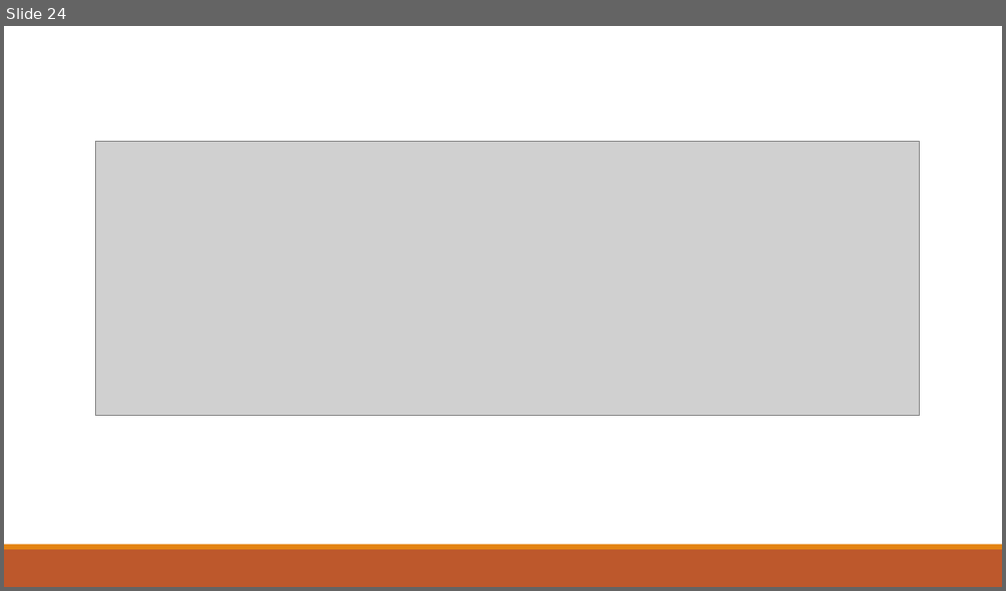
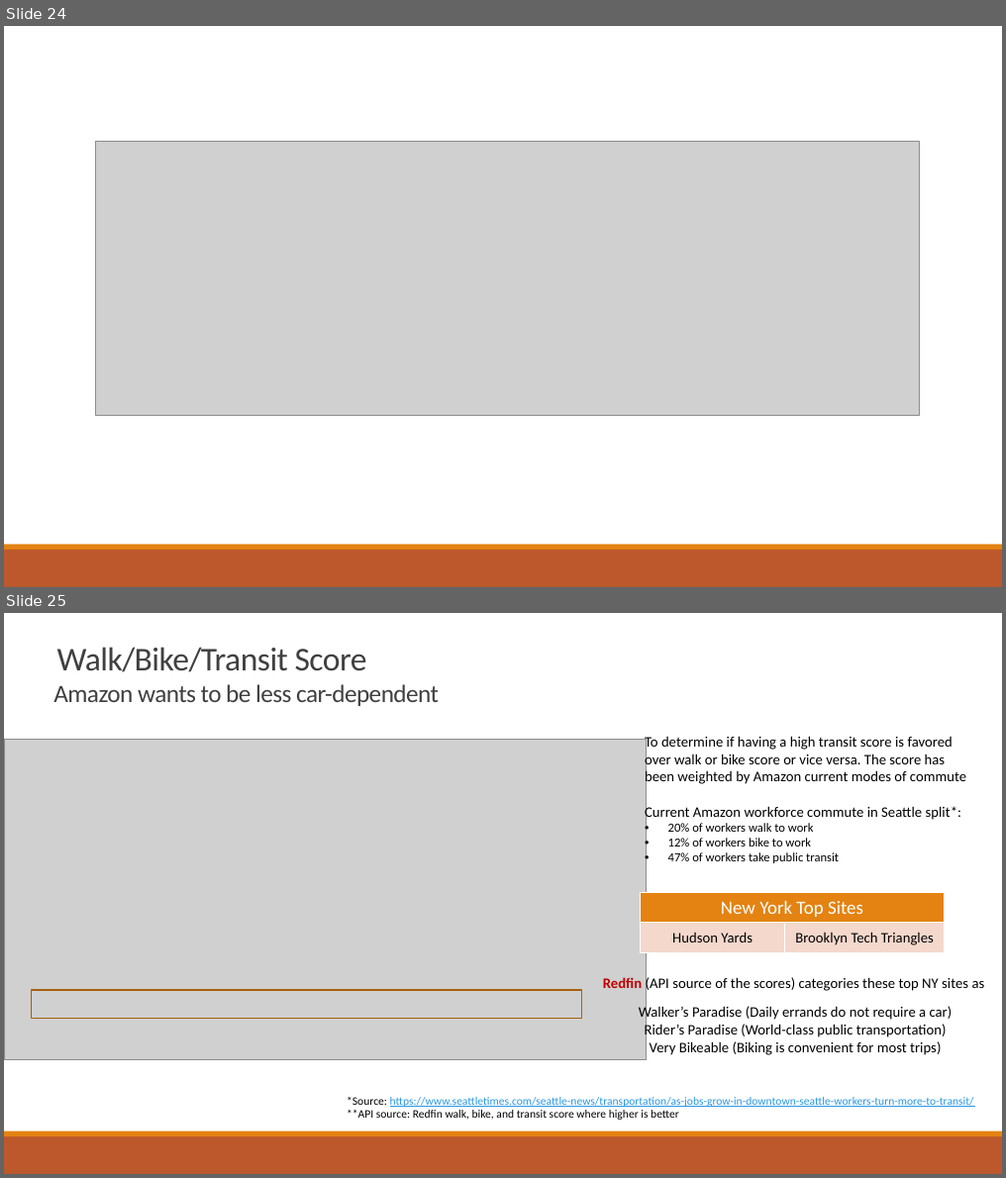
Before and after one commit to indranik/BC_Project1, a slide deck: Project1_Presentation.pptx. Shown one above the other, each under a label of ours: slide 24 before the commit, slides 24 and 25 after it. The pictures are 1006x591 and 1006x1178 pixels, drawn with LibreOffice and Linux fonts; fonts in the diff are those of the drawing; grey boxes stand for pictures. Boxes give left, top, right and bottom in pixels: in the first picture for what was removed or moved away, otherwise in the second. Text is boxed around its words. In the diff, an @@ line names an element or a change of style, - is before the commit and + after.

Commit message:
Added transportation slides

```diff
--- a/Project1_Presentation.pptx
+++ b/Project1_Presentation.pptx
@@ slide 25 added at bbox=[4, 613, 1002, 1174], background #FFFFFF; not listed: 2 template elements that a slide beside it also shows @@
@@ title added at bbox=[57, 647, 367, 672], 32 pt, text #404040 @@
+Walk/Bike/Transit Score
@@ text added at bbox=[54, 684, 439, 706], 24 pt, text #404040 @@
+Amazon wants to be less car-dependent
@@ rectangle added at bbox=[88, 725, 930, 778], fill #FFFFFF @@
@@ picture added at bbox=[4, 739, 647, 1059] @@
@@ text added at bbox=[645, 736, 966, 863], 14 pt, text #000000 @@
+To determine if having a high transit score is favored over walk or bike score or vice versa. The score has been weighted by Amazon current modes of commute
+Current Amazon workforce commute in Seattle split*:
+• 20% of workers walk to work
+• 12% of workers bike to work
+• 47% of workers take public transit
@@ table added at bbox=[641, 893, 945, 954], 2 rows, 2 columns @@
+New York Top Sites | 
+Hudson Yards | Brooklyn Tech Triangles
@@ rectangle added at bbox=[31, 990, 582, 1019], outline #A9610D 1.25 pt @@
@@ text added at bbox=[603, 975, 985, 992], 14 pt, text #000000 @@
+Redfin (API source of the scores) categories these top NY sites as
@@ text added at bbox=[639, 1005, 952, 1056], 14 pt, text #000000 @@
+Walker’s Paradise (Daily errands do not require a car)
+Rider’s Paradise (World-class public transportation)
+Very Bikeable (Biking is convenient for most trips)
@@ text added at bbox=[347, 1097, 974, 1120], 11 pt, text #2998E3, underline @@
+*Source: https://www.seattletimes.com/seattle-news/transportation/as-jobs-grow-in-downtown-seattle-workers-turn-more-to-transit/
+**API source: Redfin walk, bike, and transit score where higher is better
```
Also in this commit, not shown: 1 other slide added, 2 other files.
